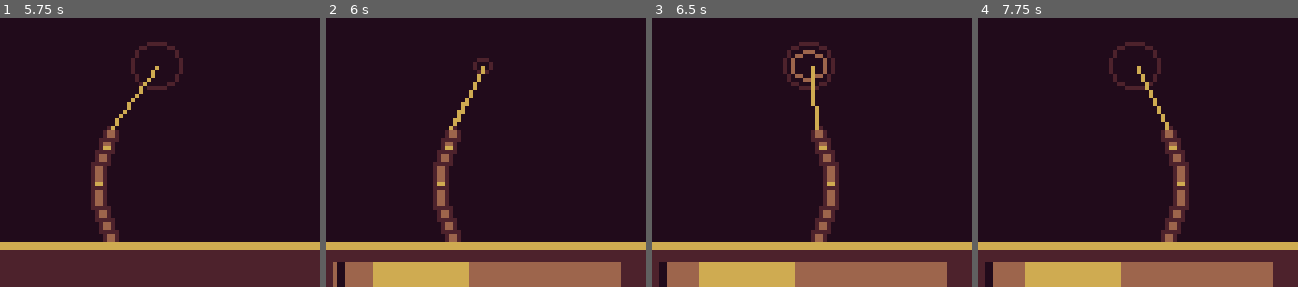
Above: before the commit, frames 1-4 (left to right).
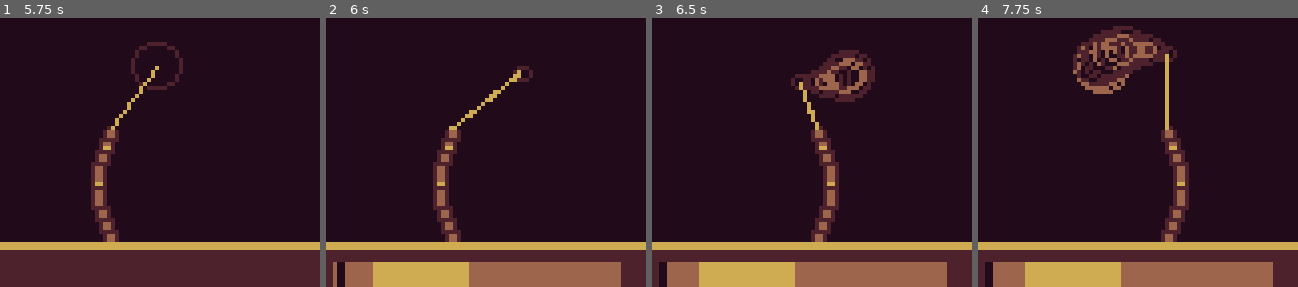
Above: after the commit, the same moments.

Repository: AparneetDey/luckyCatch
Game: Godot game, scene res://scenes/world/world.tscn
The game is run twice, just before and just after one commit, with the same random seed, the same clock (stepped at 60 frames per second) and the same inputs.
Inputs:
- Up to frame 1 (5.75 s): hold Right (right) 0.53-1.28 s; hold S (s) 0.53-1.28 s; tap A (a) at 0.6, 2.3, 2.85, 4.55, 5.1 s; hold Left (left) 1.28-2.03 s; tap S (s) at 1.35, 3.05 s; tap V (v) at 1.55, 2.1, 3.8, 4.35 s; hold Right (right) 2.03-3.53 s; hold S (s) 3.53-4.28 s; hold Left (left) from 3.53 s (still down); hold S (s) from 5.03 s (still down)
- Up to frame 2 (6 s): release Left (left) at 5.78 s; release S (s) at 5.78 s; hold Right (right) from 5.78 s (still down); tap S (s) at 5.85 s
- Up to frame 3 (6.5 s): keep holding Right (right); tap V (v) at 6.05 s
- Up to frame 4 (7.75 s): keep holding Right (right); tap V (v) at 6.6 s; tap A (a) at 6.8, 7.35 s; tap S (s) at 7.55 s
The pictures show only the part of the screen within x 26-76%, y 38-88%; the shares and areas given below are measured in that part.

Frame 1 is identical in both runs. In frame 2, 1.1% of the frame differs, in the area x 39-65%, y 14-42%; in frame 3, 3.5%; in frame 4, 4.9%, in the area x 29-63%, y 2-39%.

Commit message:
Add fish-driven bobber fight movement
Introduce per-fish movement tuning (radius/speed) in FishData and sample fish resources, then apply those values to the bobber when a fish bites. The bobber now oscillates during the fight phase and emits timed ripple events, with River listening for a new StateManager signal to spawn ripples at the bobber position. Also limits the fishing UI ripple to bite state and adds a Ripple class name for typed instantiation.

Diff:
--- a/fish_data.gd
+++ b/fish_data.gd
@@ -25,5 +25,10 @@
 
 @export var danger_limit : float = 3.0
 
+@export_category("Movement")
+@export var movement_radius_x : float = 12.0
+@export var movement_radius_y : float = 6.0
+@export var movement_speed : float = 4.0
+
 @export_category("Catch")
 @export var catch_weight : float = 1.0
--- a/fish_resources/sample_fish1.tres
+++ b/fish_resources/sample_fish1.tres
@@ -9,4 +9,7 @@
 display_name = "Sample 1"
 fish_sprite = ExtResource("1_cd8ni")
 silhouette_sprite = ExtResource("3_dbu3h")
+movement_radius_x = 10.0
+movement_radius_y = 4.0
+movement_speed = 3.0
 metadata/_custom_type_script = "uid://m03rmk72eevw"
--- a/fish_resources/sample_fish3.tres
+++ b/fish_resources/sample_fish3.tres
@@ -10,4 +10,6 @@
 rarity = 2
 fish_sprite = ExtResource("1_b0fwj")
 silhouette_sprite = ExtResource("3_djpt4")
+movement_radius_x = 18.0
+movement_speed = 5.0
 metadata/_custom_type_script = "uid://m03rmk72eevw"
--- a/fish_resources/sample_fish4.tres
+++ b/fish_resources/sample_fish4.tres
@@ -10,4 +10,7 @@
 rarity = 3
 fish_sprite = ExtResource("1_605oj")
 silhouette_sprite = ExtResource("3_cbnra")
+movement_radius_x = 24.0
+movement_radius_y = 8.0
+movement_speed = 5.0
 metadata/_custom_type_script = "uid://m03rmk72eevw"
--- a/managers/state_manager.gd
+++ b/managers/state_manager.gd
@@ -14,3 +14,5 @@
 signal pop_up_close
 
 signal task_info(text: String)
+
+signal spawn_bobber_ripple(position: Vector2)
--- a/scenes/environment/river/river.gd
+++ b/scenes/environment/river/river.gd
@@ -14,13 +14,14 @@
 func _ready() -> void:
 	duration_between_ripple = randf_range(min_ripple_delay, max_ripple_delay)
 	time_since_last_ripple = Time.get_ticks_msec()
+	StateManager.spawn_bobber_ripple.connect(spawn_ripple_around_bobber.bind())
 
 func _process(_delta: float) -> void:
 	spawn_ripple()
 
 func spawn_ripple() -> void:
 	if(Time.get_ticks_msec() - time_since_last_ripple > duration_between_ripple):
-		var ripple : Node2D = RIPPLE_PREFAB.instantiate()
+		var ripple : Ripple = RIPPLE_PREFAB.instantiate()
 		var ind : int = randi_range(0, ripple_spots.get_child_count() - 1)
 		var ripple_spot : Node2D = ripple_spots.get_child(ind)
 
@@ -28,3 +29,8 @@
 		call_deferred("add_child", ripple)
 		duration_between_ripple = randf_range(min_ripple_delay, max_ripple_delay)
 		time_since_last_ripple = Time.get_ticks_msec()
+
+func spawn_ripple_around_bobber(ripple_position: Vector2) -> void:
+	var ripple : Ripple = RIPPLE_PREFAB.instantiate()
+	ripple.position = ripple_position
+	call_deferred("add_child", ripple)
--- a/scenes/fishingRod/bobber.gd
+++ b/scenes/fishingRod/bobber.gd
@@ -1,21 +1,47 @@
 class_name Bobber
 extends Node2D
 
+const RIPPLE_PREFAB = preload("res://scenes/vfx/ripple.tscn")
+
 signal cast_complete
+
+@onready var ripple_timer: Timer = $RippleTimer
 
 @onready var animation_player: AnimationPlayer = $AnimationPlayer
 @onready var line_point: Marker2D = $LinePoint
 
 enum State {IDLE, CASTING, BITE, CAUGHT, UNCAST}
 
+var initial_position : Vector2 = Vector2.ZERO
+var fight_time : float = 0.0
+var fighting : bool = false
+var movement_radius_x : float = 12.0
+var movement_radius_y : float = 6.0
+var movement_speed : float = 4.0
 var state = State.UNCAST
 
 func _ready() -> void:
+	initial_position = global_position
 	StateManager.cast_bobber.connect(onBobberCast.bind())
 	StateManager.fish_bite.connect(onFishBite.bind())
+	StateManager.reel_start.connect(onFightStart.bind())
+	StateManager.reel_stop.connect(onFightStop.bind())
 
-func _process(_delta: float) -> void:
+func _process(delta: float) -> void:
 	handle_animation()
+	handle_fighting(delta)
+
+func handle_fighting(delta: float) -> void:
+	if not fighting:
+		return
+
+	fight_time += delta
+	var offset := Vector2(
+		cos(fight_time * movement_speed) * movement_radius_x,
+		sin(fight_time * movement_speed) * movement_radius_y
+	)
+
+	global_position = initial_position + offset
 
 func handle_animation() -> void:
 	if state == State.IDLE:
@@ -37,9 +63,21 @@
 	state = State.BITE
 	visible = false
 
+func onFightStart() -> void:
+	fighting = true
+	fight_time = 0.0
+	ripple_timer.start()
+
+func onFightStop() -> void:
+	fighting = false
+	ripple_timer.stop()
+
 func casting_complete() -> void:
 	cast_complete.emit()
 	state = State.IDLE
 
 func biting_complete() -> void:
 	state = State.CAUGHT
+
+func _on_timer_timeout() -> void:
+	StateManager.spawn_bobber_ripple.emit(global_position)
--- a/scenes/fishingRod/bobber.tscn
+++ b/scenes/fishingRod/bobber.tscn
@@ -493,6 +493,7 @@
 
 [node name="Bobber" type="Node2D" unique_id=374119411]
 script = ExtResource("1_tggis")
+movement_radius_x = 24.0
 
 [node name="RippleSprite" type="Sprite2D" parent="." unique_id=1451355914]
 visible = false
@@ -521,3 +522,8 @@
 [node name="AnimationPlayer" type="AnimationPlayer" parent="." unique_id=308328116]
 libraries/ = SubResource("AnimationLibrary_tggis")
 autoplay = &"uncast"
+
+[node name="RippleTimer" type="Timer" parent="." unique_id=1823168666]
+wait_time = 0.1
+
+[connection signal="timeout" from="RippleTimer" to="." method="_on_timer_timeout"]
--- a/scenes/fishingRod/fishing.gd
+++ b/scenes/fishingRod/fishing.gd
@@ -31,7 +31,7 @@
 
 func _process(delta: float) -> void:
 	fishing_line.visible = isFishing()
-	ripple.visible = state == State.BITE or state == State.FIGHT
+	ripple.visible = state == State.BITE
 	handle_input(delta)
 	handle_fishing_line()
 	handle_catch_time(delta)
@@ -43,11 +43,13 @@
 		if waiting_time <= 0:
 			state = State.BITE
 			current_fish = FishManager.select_fish()
-			print(current_fish.display_name)
 			reel_speed = current_fish.reel_speed
 			release_speed = current_fish.release_speed
 			safe_zone_size = current_fish.safe_zone_start_size
 			safe_zone_position = randf_range(0.0, 1.0 - safe_zone_size)
+			bobber.movement_radius_x = current_fish.movement_radius_x
+			bobber.movement_radius_y = current_fish.movement_radius_y
+			bobber.movement_speed = current_fish.movement_speed
 			StateManager.update_safe_zone.emit(safe_zone_size, safe_zone_position)
 			StateManager.fish_bite.emit()
 			StateManager.task_info.emit("S to Reel")
--- a/scenes/vfx/ripple.gd
+++ b/scenes/vfx/ripple.gd
@@ -1,3 +1,4 @@
+class_name Ripple
 extends Node2D
 
 @export var one_time : bool = true
